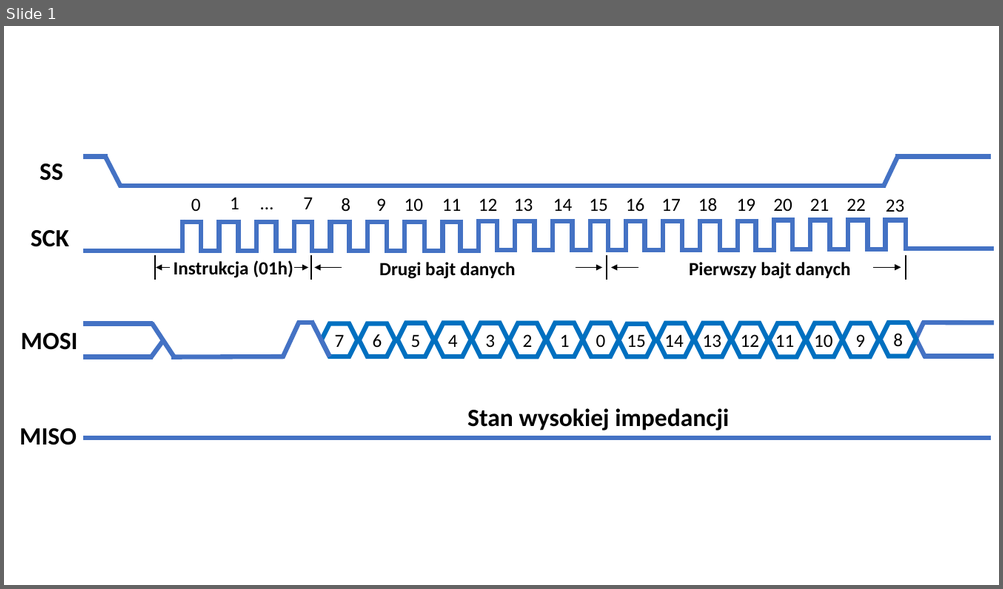
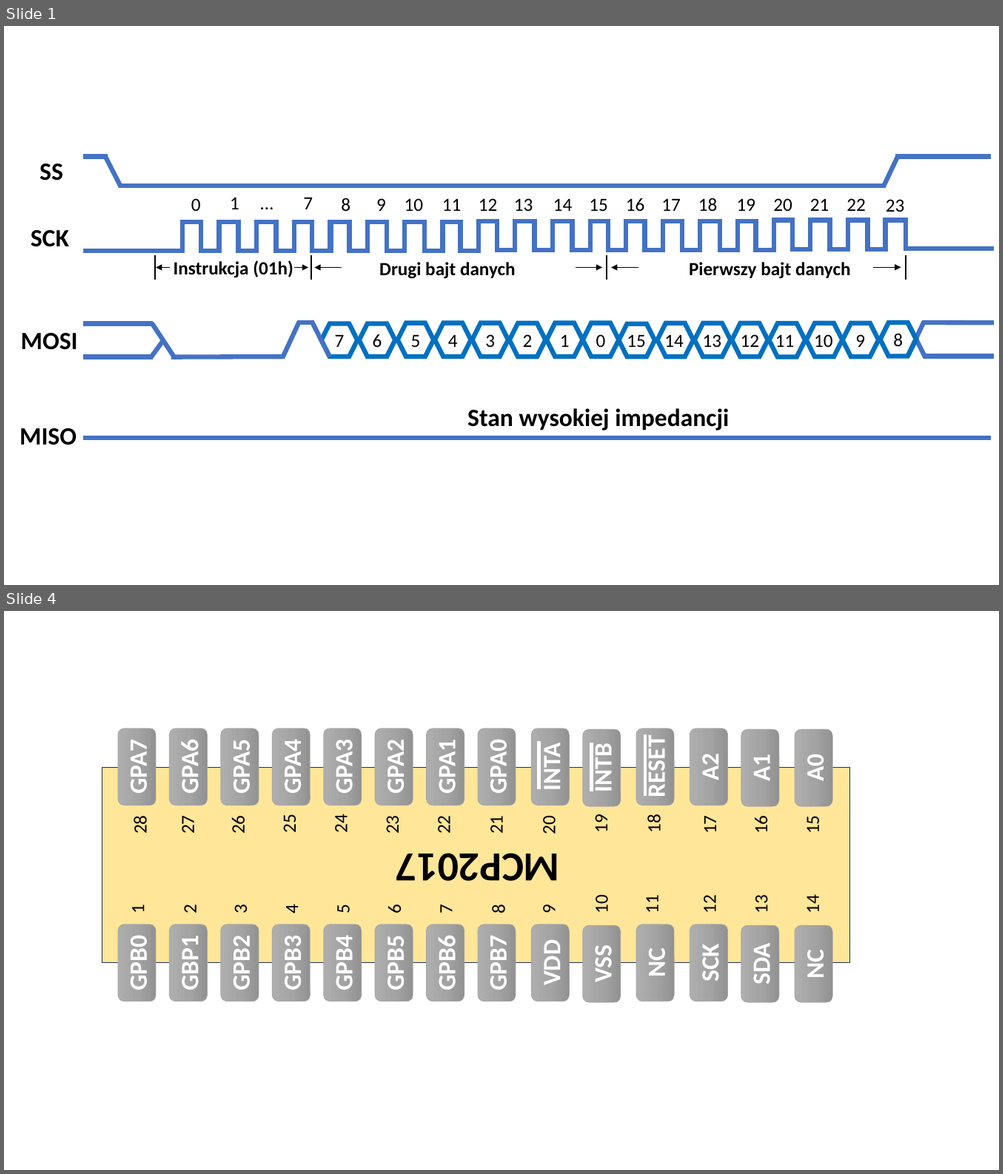
Before and after one commit to rryske2001/praca-magisterska, a slide deck: obrazki/rysunki.pptx. Shown one above the other, each under a label of ours: slide 1 before the commit, slides 1 and 4 after it; the slides between them are not shown. The pictures are 1003x589 and 1003x1174 pixels, drawn with LibreOffice and Linux fonts; fonts in the diff are those of the drawing. Boxes give left, top, right and bottom in pixels: in the first picture for what was removed or moved away, otherwise in the second. Text is boxed around its words. In the diff, an @@ line names an element or a change of style, - is before the commit and + after.

```diff
--- a/obrazki/rysunki.pptx
+++ b/obrazki/rysunki.pptx
@@ slide 4 added at <box>4,611,999,1170</box>, background #FFFFFF @@
@@ group added at <box>102,729,849,1002</box>: 30 texts, 28 rounded rectangles, 3 lines, 1 rectangle @@
+GPB0
+GBP1
+GPB2
+GPB3
+GPB4
+GPB5
+GPB6
+GPB7
+VDD
+VSS
+NC
+SCK
+SDA
+NC
+GPA7
+GPA6
+GPA5
+GPA4
+GPA3
+GPA2
+GPA1
+GPA0
+INTA
+INTB
+A2
+A1
+A0
+RESET
+1
+2
+3
+4
+5
+6
+7
+8
+9
+10
+11
+12
+13
+14
+15
+16
+17
+18
+19
+20
+21
+22
+23
+24
+25
+26
+27
+28
+MCP2017
```
Also in this commit, not shown: 2 other slides added, 5 other files.
